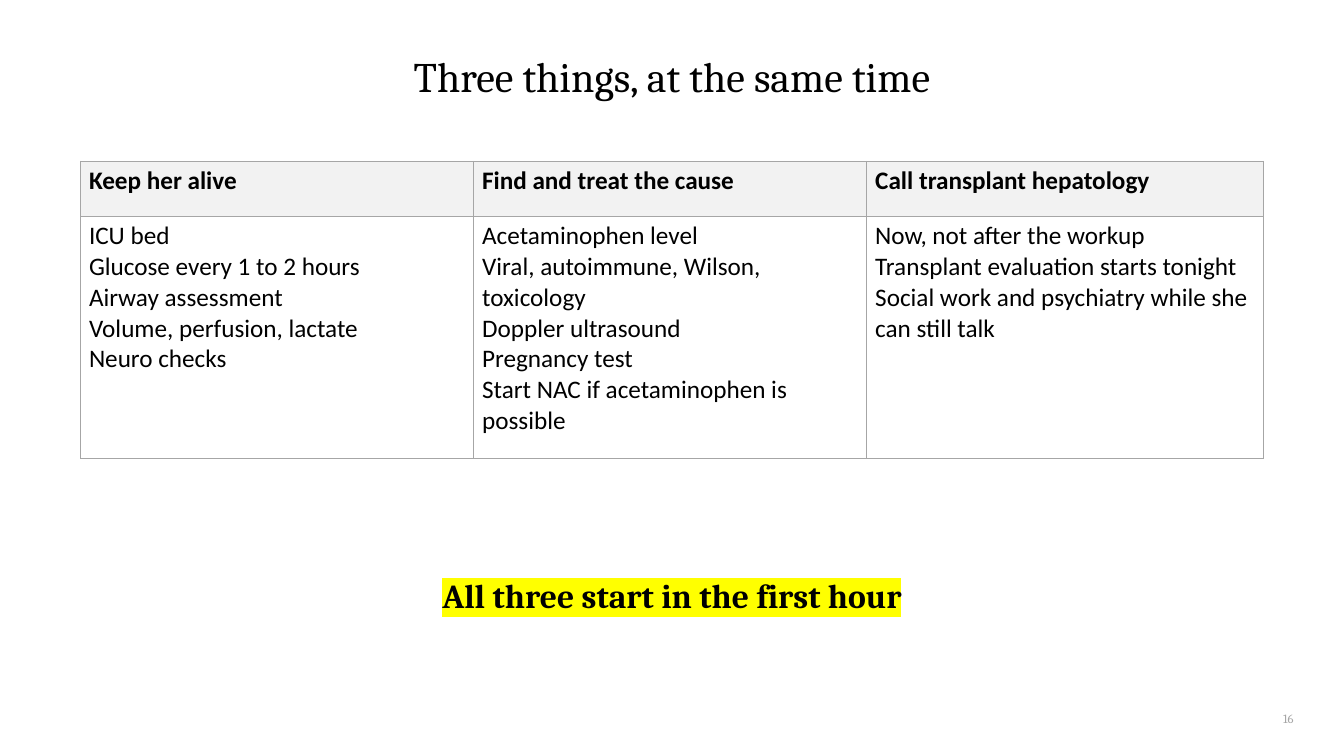
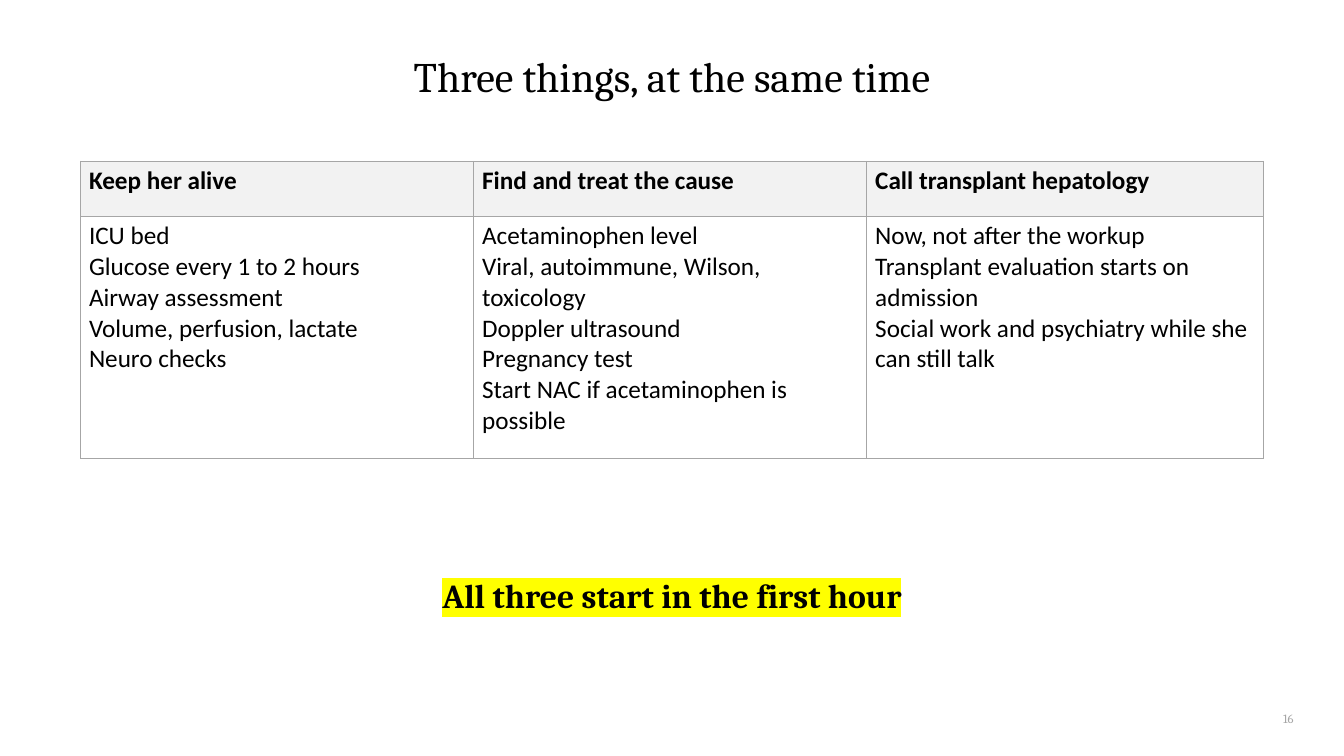
Before and after one commit to qaddodi/mohammad-almeqdadi-lectures, a slide deck: slide 16 of lectures/acute-liver-failure-aclf-in-icu/ALF and ACLF in the ICU.pptx. Drawn at 1344x756 pixels with LibreOffice and Linux fonts; fonts in the diff are those of the drawing. Boxes give left, top, right and bottom in pixels: in the first picture for what was removed or moved away, otherwise in the second. Text is boxed around its words. In the diff, an @@ line names an element or a change of style, - is before the commit and + after.

```diff
--- a/lectures/acute-liver-failure-aclf-in-icu/ALF and ACLF in the ICU.pptx
+++ b/lectures/acute-liver-failure-aclf-in-icu/ALF and ACLF in the ICU.pptx
@@ table at (81,161,1263,437) @@
-row 2, column 3: Now, not after the workup / Transplant evaluation starts tonight / Social work and psychiatry while she can still talk
+row 2, column 3: Now, not after the workup / Transplant evaluation starts on admission / Social work and psychiatry while she can still talk
```
Also in this commit, not shown: 12 other slides changed, 1 slide added, 1 slide removed, 3 other files.
